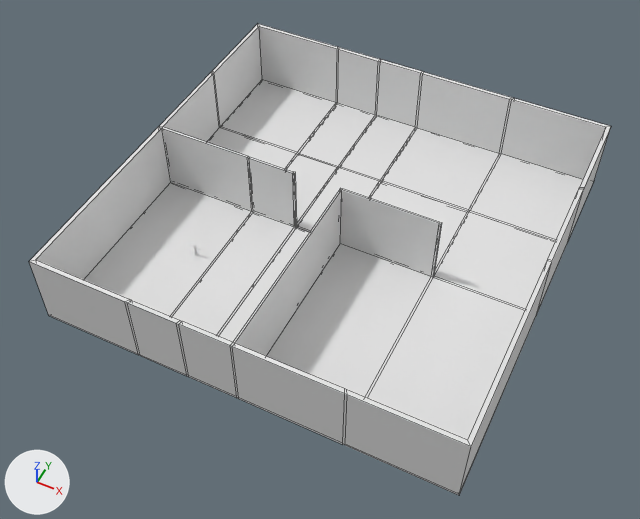
Renders of the Blender file Unity/WatcherUnity/Assets/Blender Objects/Files/PuzzleOne.blend from each side of a commit.
Camera for both pictures: a 50 mm camera at (68.4, -148.7, 176.1) aimed at (-1.1, -9.8, 2.3). Lighting does not change. The marker at lower left points along +X, +Y and +Z. Mesh edges are drawn as thin lines on the coarser meshes.
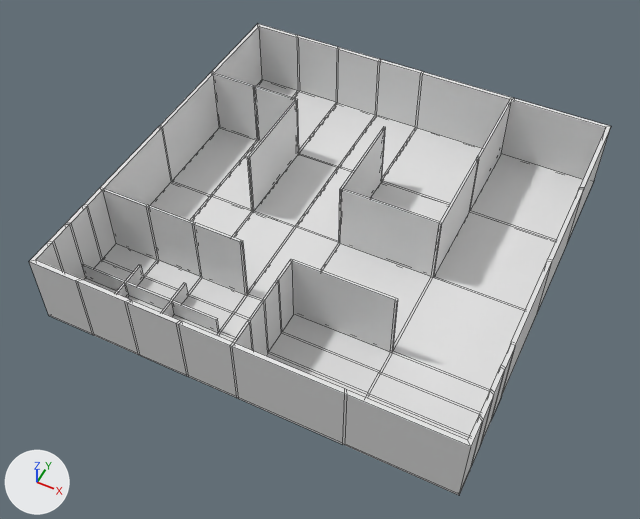
Where the change shows, as pixel boxes [x1, y1, x2, y2] in the pictures (640 x 519 px):
part 1 of me_cube_001, built on: before [38, 74, 555, 467]; after [38, 34, 555, 467]

Diff of the bpy script that builds the scene:
```diff
--- a/Unity/WatcherUnity/Assets/Blender Objects/Files/PuzzleOne.blend.py
+++ b/Unity/WatcherUnity/Assets/Blender Objects/Files/PuzzleOne.blend.py
@@ mat_cubicle @@
+mat_cubicle = principled_material('Cubicle')
+mat_cubicle.base_color = (0.8, 0.8, 0.8)  # white #e7e7e7
+mat_cubicle.roughness = 0.4
@@ mat_walls @@
+mat_walls = principled_material('Walls')
+mat_walls.base_color = (0.8, 0.8, 0.8)  # white #e7e7e7
@@ me_cube_001 @@
 # used by ob_cube; location = (0.0, 0.0, -0.3); scale = (55.0, 55.0, 55.0)
-me_cube_001.from_pydata(...)  # 248 vertices, 245 faces; spans x -1.0..1.0, y -1.0..1.0, z 0.0..0.37
+me_cube_001.from_pydata(...)  # 608 vertices, 606 faces; spans x -1.0..1.0, y -1.0..1.0, z 0.0..0.37
+# me_cube_001 part 1: 16 vertices moved within x -0.98..0.98, y 0.0..0.01, z 0.0..0.37; 17 vertices removed from x -1.0..1.0, y -0.01..0.0, z 0.0..0.37; 377 vertices added at x -1.0..1.0, y -1.0..1.0, z 0.0..0.37
+me_cube_001.materials.append(mat_material_001)  # white #e7e7e7
+me_cube_001.materials.append(mat_walls)  # white #e7e7e7
+me_cube_001.materials.append(mat_cubicle)  # white #e7e7e7
```
